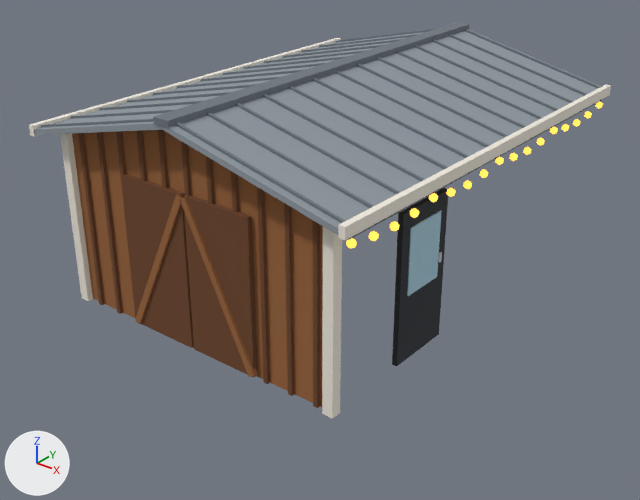
The glTF model personal-website/public/models/cabin/cabin-parts.glb, before and after one commit.
Both versions are drawn from a camera (50 mm lens) standing at (6.05, -7.93, 5.26) and looking at (0.31, -0.76, 0.81). Lighting does not change. The marker at lower left points along +X, +Y and +Z. The first picture is the older version. Where no turn or scale is listed for an object, it has been applied to the vertices. Vertices at exactly the same position are counted once.

Names of what the first picture shows: 'Cabin_Door', 'Cabin_Roof', 'Cabin_SouthWall', 'StringLights'.
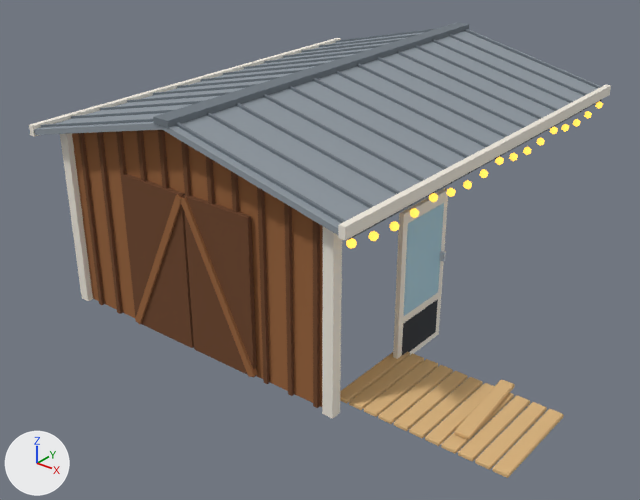
The change, as a list of edits to the scene's bpy script:
```text
Add mat_lumber:
    mat_lumber = principled_material('lumber')
    mat_lumber.base_color = (0.716, 0.462, 0.209)  # beige #dcb57e
    mat_lumber.roughness = 0.9
Change me_cabin_door:
    used by ob_cabin_door; location = (1.83, -1.02, 1.06)
    remove me_cabin_door.from_pydata(...)  # 24 vertices, 36 faces; spans x -0.06..0.06, y -0.41..0.41, z -0.85..0.85
    add me_cabin_door.from_pydata(...)  # 40 vertices, 60 faces; spans x -0.06..0.06, y -0.41..0.41, z -0.85..0.85
    me_cabin_door part 1: the loose piece of 8 vertices spanning x -0.03..0.03, y -0.41..0.41, z -0.85..0.85 is moved by (-0.02, 0.0, 0.0), in mat_trim (white #f2ece0)
    me_cabin_door part 2: a new loose piece, a box spanning x -0.049..0.01, y -0.325..0.325, z -0.29..0.73, in mat_glass (blue #a9cfe0)
    me_cabin_door part 3: a new loose piece, a box spanning x -0.049..0.01, y -0.325..0.325, z -0.78..-0.38, in mat_door (dark grey #2c3036)
    me_cabin_door part 4: a new loose piece, a box spanning x -0.02..0.06, y 0.31..0.34, z 0.09..0.19, in mat_steel (light grey #c9ccd2)
    other edits to the shape of me_cabin_door do not show in these pictures
    add me_cabin_door.materials.append(mat_trim)  # white #f2ece0
Add me_decklooseboard:
    me_decklooseboard.from_pydata(...)  # 24 vertices, 44 faces; spans x -0.109..0.109, y -0.503..0.503, z -0.022..0.022
    me_decklooseboard.materials.append(mat_lumber)  # beige #dcb57e
Add me_deckboard_10:
    me_deckboard_10.from_pydata(...)  # 24 vertices, 44 faces; spans x -0.075..0.075, y -0.547..0.547, z -0.023..0.023
    me_deckboard_10.materials.append(mat_lumber)  # beige #dcb57e
Change ob_cabin_door:
    ob_cabin_door.location: (1.83, -1.02, 1.06) -> (1.85, -1.02, 1.06)
Add ob_decklooseboard:
    ob_decklooseboard = bpy.data.objects.new('DeckLooseBoard', me_decklooseboard)
    ob_decklooseboard.location = (3.0, -1.65, 0.33)
Add ob_deckboard_10:
    ob_deckboard_10 = bpy.data.objects.new('DeckBoard_10', me_deckboard_10)
    ob_deckboard_10.location = (1.82, -1.78, 0.28)
Add ob_deckboard_9:
    ob_deckboard_9 = bpy.data.objects.new('DeckBoard_9', me_deckboard_10.copy())
    ob_deckboard_9.location = (1.99, -1.78, 0.28)
Add ob_deckboard_8:
    ob_deckboard_8 = bpy.data.objects.new('DeckBoard_8', me_deckboard_10.copy())
    ob_deckboard_8.location = (2.16, -1.78, 0.28)
Add ob_deckboard_7:
    ob_deckboard_7 = bpy.data.objects.new('DeckBoard_7', me_deckboard_10.copy())
    ob_deckboard_7.location = (2.33, -1.78, 0.28)
Add ob_deckboard_6:
    ob_deckboard_6 = bpy.data.objects.new('DeckBoard_6', me_deckboard_10.copy())
    ob_deckboard_6.location = (2.5, -1.78, 0.28)
Add ob_deckboard_5:
    ob_deckboard_5 = bpy.data.objects.new('DeckBoard_5', me_deckboard_10.copy())
    ob_deckboard_5.location = (2.67, -1.78, 0.28)
Add ob_deckboard_4:
    ob_deckboard_4 = bpy.data.objects.new('DeckBoard_4', me_deckboard_10.copy())
    ob_deckboard_4.location = (2.84, -1.78, 0.28)
Add ob_deckboard_3:
    ob_deckboard_3 = bpy.data.objects.new('DeckBoard_3', me_deckboard_10.copy())
    ob_deckboard_3.location = (3.01, -1.78, 0.28)
Add ob_deckboard_2:
    ob_deckboard_2 = bpy.data.objects.new('DeckBoard_2', me_deckboard_10.copy())
    ob_deckboard_2.location = (3.18, -1.78, 0.28)
Add ob_deckboard_1:
    ob_deckboard_1 = bpy.data.objects.new('DeckBoard_1', me_deckboard_10.copy())
    ob_deckboard_1.location = (3.35, -1.78, 0.28)
Add ob_deckboard_0:
    ob_deckboard_0 = bpy.data.objects.new('DeckBoard_0', me_deckboard_10.copy())
    ob_deckboard_0.location = (3.52, -1.78, 0.28)
```

Pixel boxes (x1, y1, x2, y2) of what changed, in the pictures (640 x 500 px; the box of a moved part takes in the faces that stretch with it):
'Cabin_Door', reshaped, moved: before (392, 188, 448, 366); after (393, 188, 448, 359)
'DeckBoard_0', added (beige): after (493, 409, 564, 478)
'DeckBoard_1', added (beige): after (475, 402, 547, 470)
'DeckBoard_2', added (beige): after (458, 396, 530, 461)
'DeckBoard_5', added (beige): after (409, 377, 483, 438)
'DeckBoard_6', added (beige): after (394, 371, 468, 431)
'DeckBoard_7', added (beige): after (378, 365, 453, 424)
'DeckLooseBoard', added (beige): after (454, 379, 515, 440)
'DeckBoard_8', added (beige): after (364, 359, 438, 417)
'DeckBoard_9', added (beige): after (349, 353, 424, 410)
'DeckBoard_4', added (beige): after (425, 383, 494, 446)
'DeckBoard_10', added (beige): after (340, 352, 410, 404)
'DeckBoard_3', added: after (441, 393, 514, 454)
part 1 of me_cabin_door, moved or reshaped: before (392, 188, 448, 366); after (393, 188, 448, 359)
part 2 of me_cabin_door, added (blue): after (404, 203, 444, 316)
part 3 of me_cabin_door, added: after (402, 299, 438, 355)
part 4 of me_cabin_door, added: after (440, 251, 446, 262)
